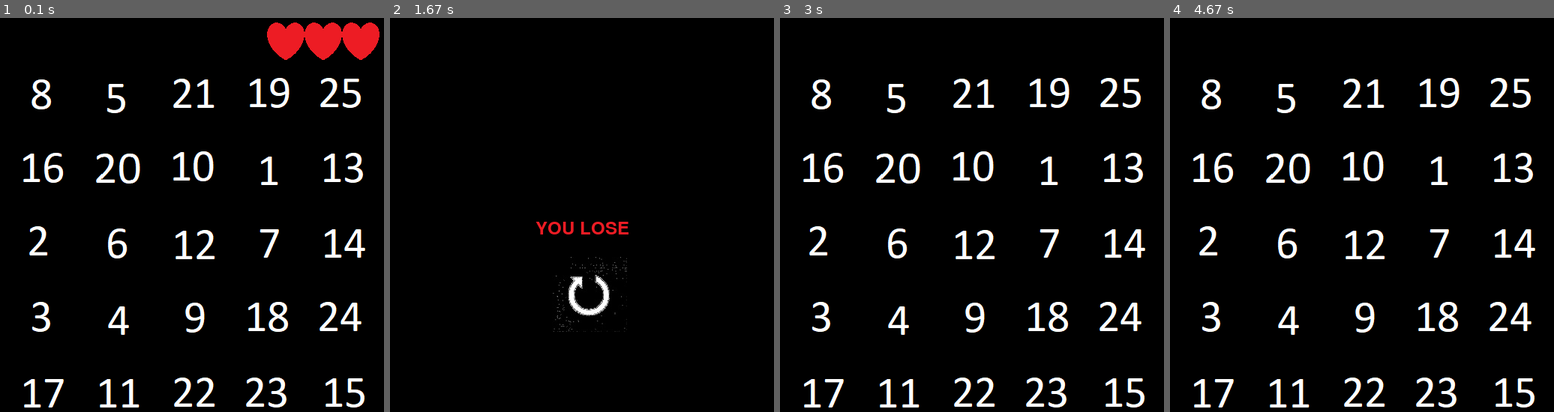
Above: before the commit, frames 1-4 (left to right).
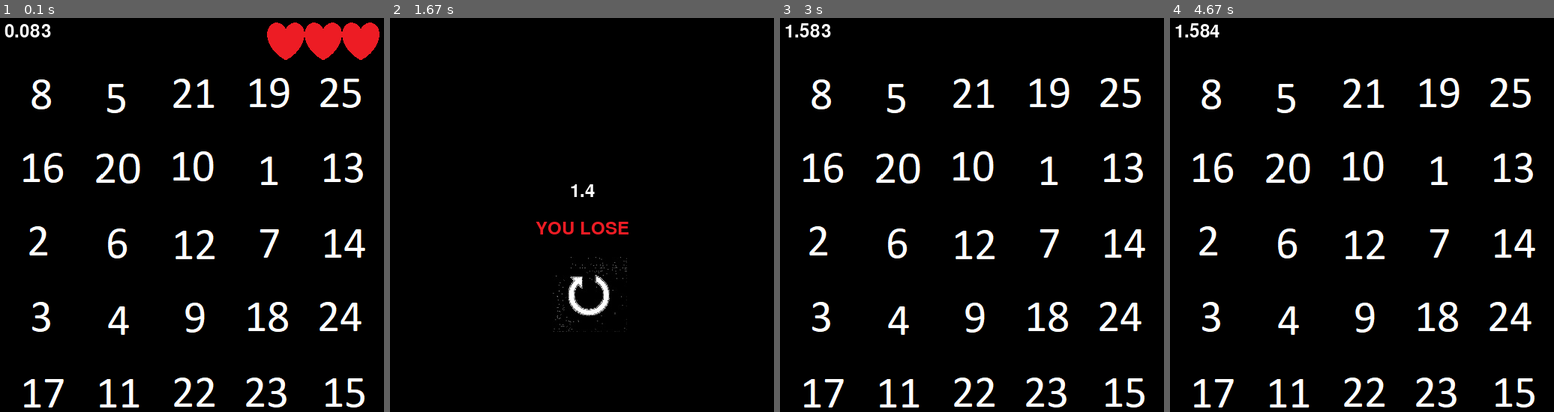
Above: after the commit, the same moments.

Repository: romanannikov/pygame_project
Game: pygame game, started from игра.py
Same seed, same stepped clock (60 frames per second), same inputs: the game is played once before the commit and once after it.
Inputs (mouse positions are in pixels of both pictures, inside the frame that each line leads up to):
- Up to frame 1 (0.1 s): no input
- Up to frame 2 (1.67 s): click (582, 226) at 0.38 s; click (585, 254) at 0.72 s; click (462, 163) at 1.05 s; click (724, 380) at 1.38 s
- Up to frame 3 (3 s): click (979, 293) at 1.72 s; click (952, 341) at 2.05 s; click (960, 155) at 2.38 s; click (918, 140) at 2.72 s
- Up to frame 4 (4.67 s): click (1496, 341) at 3.05 s; click (1369, 293) at 3.38 s; click (1239, 175) at 3.72 s; click (1250, 148) at 4.05 s; click (1377, 211) at 4.38 s

The runs differ from the first frame. In frame 1, 0.2% of the frame differs, in the area x 1-14%, y 1-5%; in frame 2, less than 0.1%; in frame 3, 0.2%; in frame 4, 0.2%.

Commit message:
'что-то'

Diff:
--- a/игра.py
+++ b/игра.py
@@ -11,6 +11,11 @@
 left = 10
 top = 60
 font = pygame.font.Font(None, 36)
+textchoise = font.render('ВЫБЕРИТЕ СЛОЖНОСТЬ', 1, (255, 255, 255))
+texteasy = font.render('EASY', 1, (34, 177, 76))
+textmedium = font.render('MEDIUM', 1, (255, 242, 0))
+texthight = font.render('HIGHT', 1, (237, 28, 36))
+textnightmare = font.render('NIGHTMARE', 1, (255, 0, 0))
 textwin = font.render('YOU WIN', 1, (34, 177, 76))
 textwin_x = w // 2 - textwin.get_width() // 2
 textwin_y = h // 2 - textwin.get_height() // 2
@@ -71,6 +76,7 @@
 
 
 while runstart:
+    count_time = 0
     board = Board(5, 5)
     kletka = None
     m_pos = None
@@ -86,7 +92,32 @@
     runwin = False
     runlose = False
     flf = False
+    run_sl = False
+    time_lose = 0
+    while run_sl:
+        screen.blit(textchoise, (
+        w // 2 - textchoise.get_width() // 2, h // 2 - textchoise.get_height() // 2 - 100))
+        screen.blit(texteasy,
+                    (w // 2 - texteasy.get_width() // 2, h // 2 - texteasy.get_height() // 2 - 50))
+        screen.blit(textmedium,
+                    (w // 2 - textmedium.get_width() // 2, h // 2 - textmedium.get_height() // 2))
+        screen.blit(texthight, (
+        w // 2 - texthight.get_width() // 2, h // 2 - texthight.get_height() // 2 + 50))
+        screen.blit(textnightmare, (
+        w // 2 - textnightmare.get_width() // 2, h // 2 - textnightmare.get_height() // 2 + 100))
+        pygame.display.flip()
+        for event in pygame.event.get():
+            if event.type == pygame.QUIT:
+                running = False
+                runstart = False
+                run_sl = False
+            if event.type == pygame.MOUSEBUTTONDOWN:
+                m_pos = event.pos
+                if h - texteasy.get_height() > m_pos[1] < texteasy.get_height():
+                    time_lose = 120
+                    print('fdffazg')
     while running:
+        count_time += clock.tick()
         screen.fill((0, 0, 0))
         imh = pygame.image.load('health.png')
         if count_errors == 0:
@@ -129,10 +160,14 @@
             screen.blit(iml, (kletka[0] * cell_size + left, kletka[1] * cell_size + top))
             count_errors += 1
             flf = False
+        text_time = font.render(str(count_time / 1000), 1, (255, 255, 255))
+        screen.blit(text_time, (10, 10))
         pygame.display.flip()
     while runwin:
         screen.fill((0, 0, 0))
         screen.blit(textwin, (textwin_x, textwin_y))
+        screen.blit(text_time, (
+            w // 2 - text_time.get_width() // 2, h // 2 - text_time.get_height() // 2 - 50))
         screen.blit(imr, (220, textwin_y + 50))
         pygame.display.flip()
         for i in pygame.event.get():
@@ -147,6 +182,8 @@
     while runlose:
         screen.fill((0, 0, 0))
         screen.blit(textlose, (textlose_x, textlose_y))
+        screen.blit(text_time, (
+            w // 2 - text_time.get_width() // 2, h // 2 - text_time.get_height() // 2 - 50))
         screen.blit(imr, (220, textlose_y + 50))
         pygame.display.flip()
         for i in pygame.event.get():
